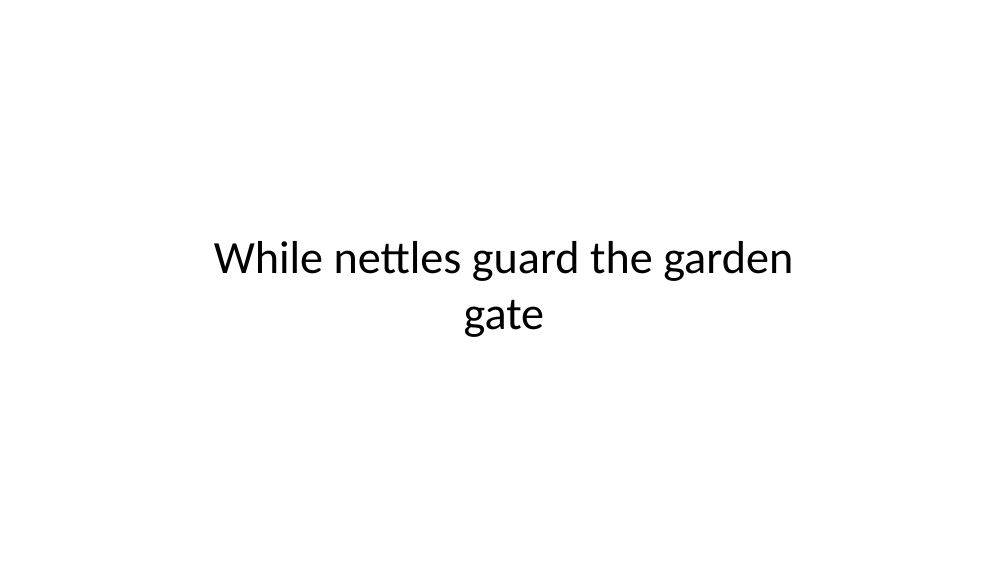
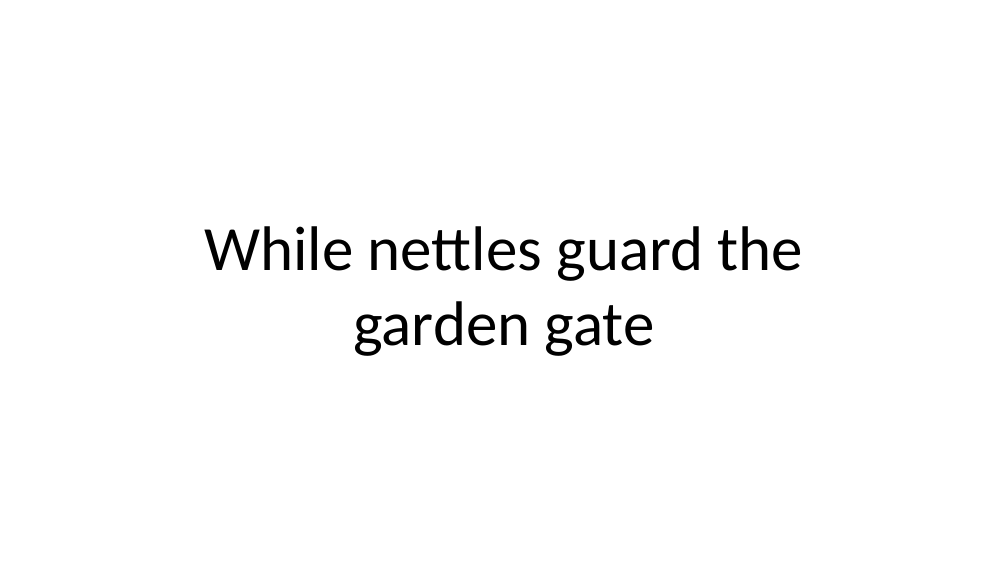
Before and after one commit to aadennis/VbaSandbox, a slide deck: slide 12 of PowerPointVba/poem.pptm (slide 6 before the commit). Drawn at 1008x567 pixels with LibreOffice and Linux fonts; fonts in the diff are those of the drawing. Boxes give left, top, right and bottom in pixels: in the first picture for what was removed or moved away, otherwise in the second. Text is boxed around its words. In the diff, an @@ line names an element or a change of style, - is before the commit and + after.

```diff
--- a/PowerPointVba/poem.pptm
+++ b/PowerPointVba/poem.pptm
@@ text "While nettles guard the garden ...": place and size @@
-text "While nettles guard the garden ..." at (214,241,793,337)
+text "While nettles guard the garden ..." at (204,226,803,356)
@@ text "While nettles guard the garden ..." at (204,226,803,356): size 44 to 60 pt @@
```
Also in this commit, not shown: 7 other slides changed, 9 slides added, 3 other files.
